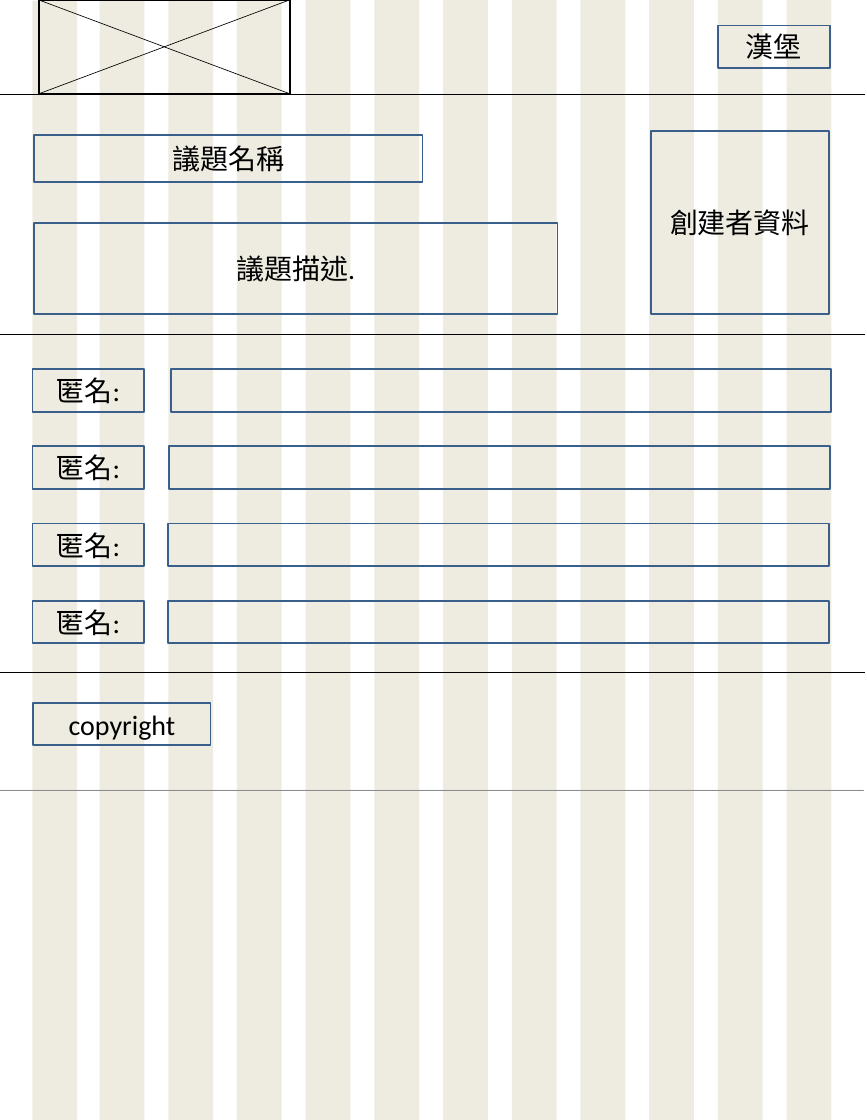
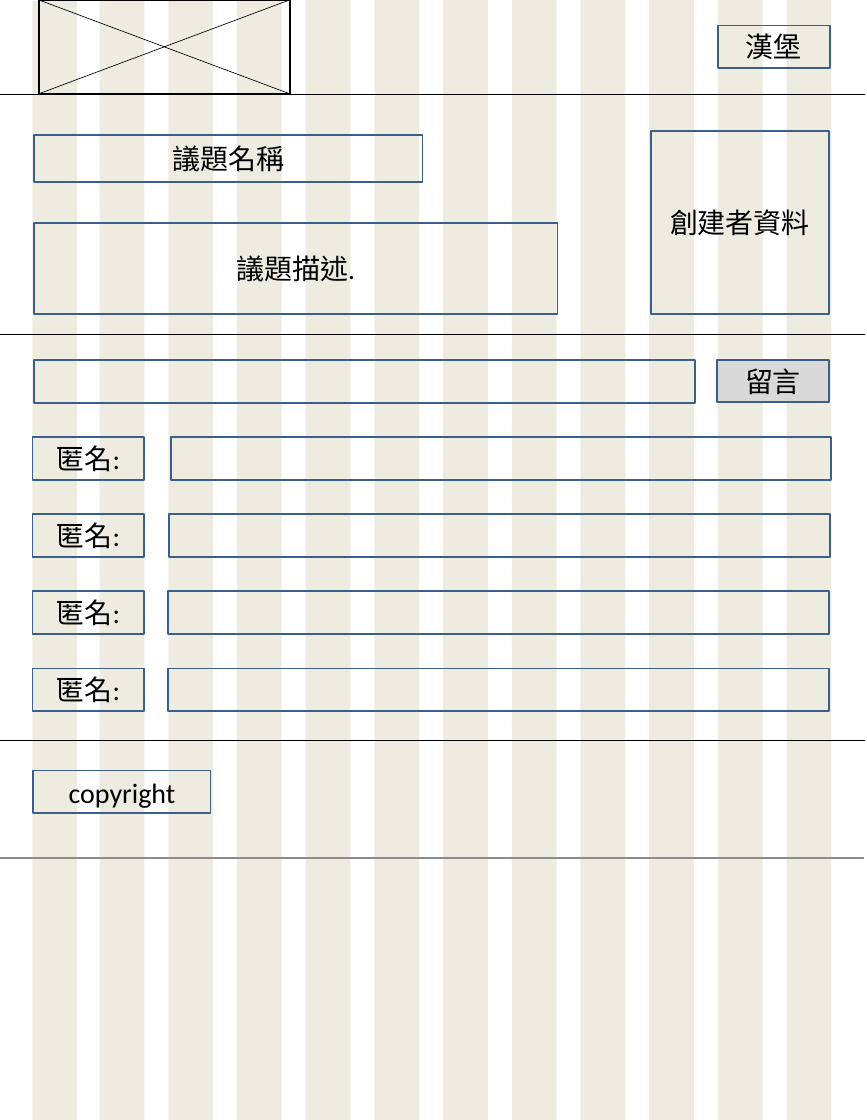
Before and after one commit to s60912frank/F2E-FinalProject, a slide deck: slide 3 of webdesign/Bigsize.pptx. Drawn at 867x1120 pixels with LibreOffice and Linux fonts; fonts in the diff are those of the drawing; grey boxes stand for pictures. Boxes give left, top, right and bottom in pixels: in the first picture for what was removed or moved away, otherwise in the second. Text is boxed around its words. In the diff, an @@ line names an element or a change of style, - is before the commit and + after.

```diff
--- a/webdesign/Bigsize.pptx
+++ b/webdesign/Bigsize.pptx
@@ rectangle added at bbox=[717, 359, 829, 402], fill #D9D9D9, outline #3A5F8C 2 pt, 31 pt, text #000000 @@
+留言
@@ rectangle added at bbox=[34, 360, 695, 402], outline #3A5F8C 2 pt @@
@@ 6 rectangles, 1 line: place and size @@
-6 rectangles, 1 line at bbox=[0, 369, 865, 672]
+6 rectangles, 1 line at bbox=[0, 437, 865, 740]
@@ 3 rectangles, 1 picture: place and size @@
-3 rectangles, 1 picture at bbox=[0, 601, 863, 790]
+3 rectangles, 1 picture at bbox=[0, 668, 863, 858]
```
Also in this commit, not shown: 9 other files.
